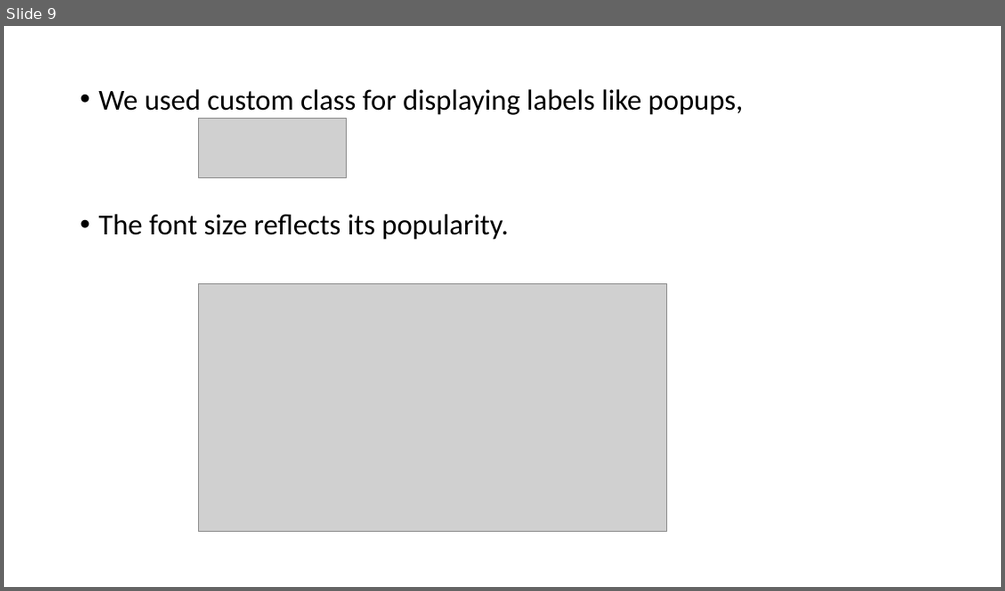
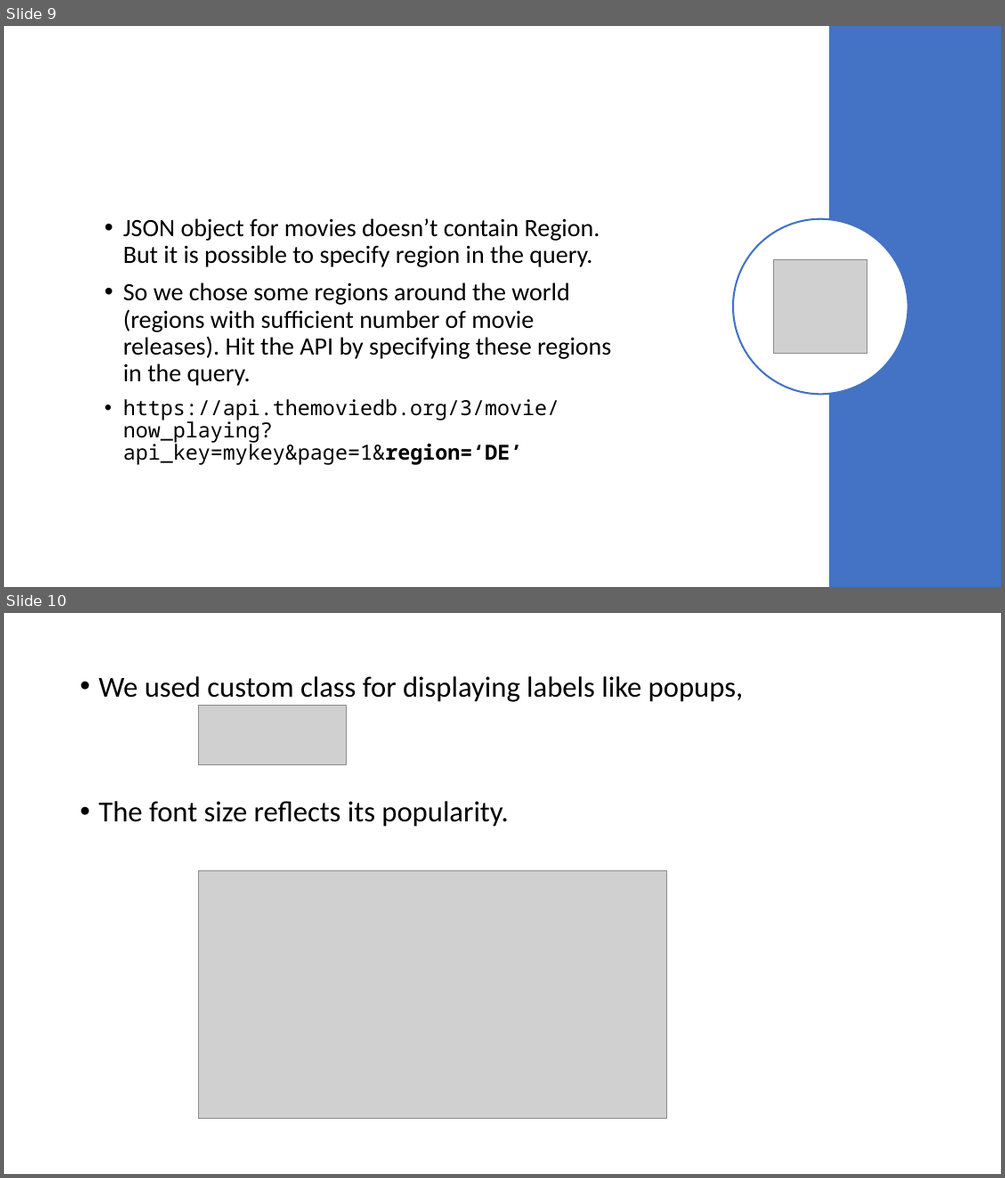
Before and after one commit to akhiln28/ontology_assignment2, a slide deck: presentation.pptx. Shown one above the other, each under a label of ours: slide 9 before the commit, slides 9 and 10 after it. The pictures are 1005x591 and 1005x1178 pixels, drawn with LibreOffice and Linux fonts; fonts in the diff are those of the drawing; grey boxes stand for pictures. Boxes give left, top, right and bottom in pixels: in the first picture for what was removed or moved away, otherwise in the second. Text is boxed around its words. In the diff, an @@ line names an element or a change of style, - is before the commit and + after.

```diff
--- a/presentation.pptx
+++ b/presentation.pptx
@@ slide 9 added at (x1=4, y1=26, x2=1001, y2=587), background #FFFFFF @@
@@ rectangle added at (x1=829, y1=26, x2=1001, y2=587), fill #4472C4 @@
@@ text added at (x1=123, y1=218, x2=611, y2=465), 24 pt, text #000000 @@
+• JSON object for movies doesn’t contain Region. But it is possible to specify region in the query.
+• So we chose some regions around the world (regions with sufficient number of movie releases). Hit the API by specifying these regions in the query.
+• https://api.themoviedb.org/3/movie/now_playing?api_key=mykey&page=1&region=‘DE’
@@ ellipse added at (x1=733, y1=219, x2=908, y2=394), fill #FFFFFF, outline #4472C4 1.75 pt @@
@@ picture added at (x1=774, y1=260, x2=867, y2=354) @@
@@ what was slide 9 is now slide 10 @@
```
Also in this commit, not shown: 7 slides changed, 1 other file.
